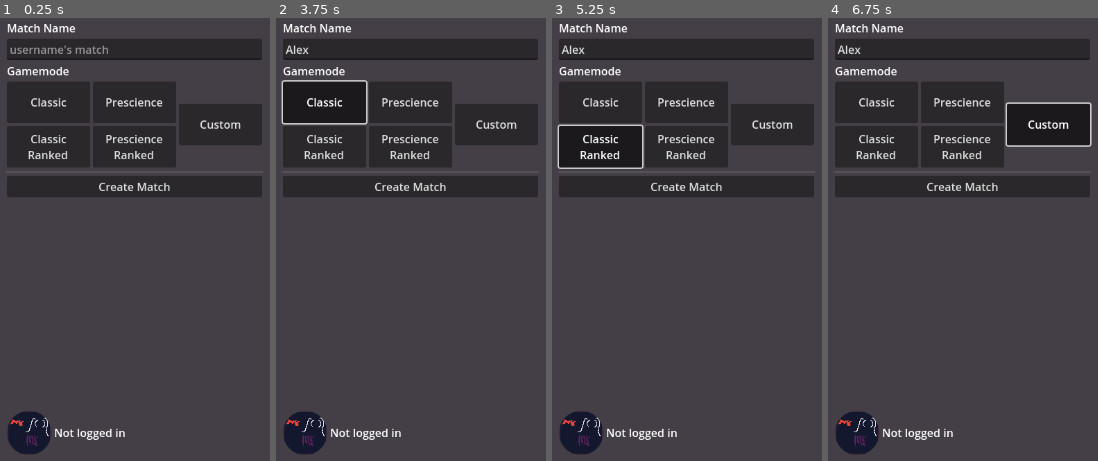
Above: before the commit, frames 1-4 (left to right).
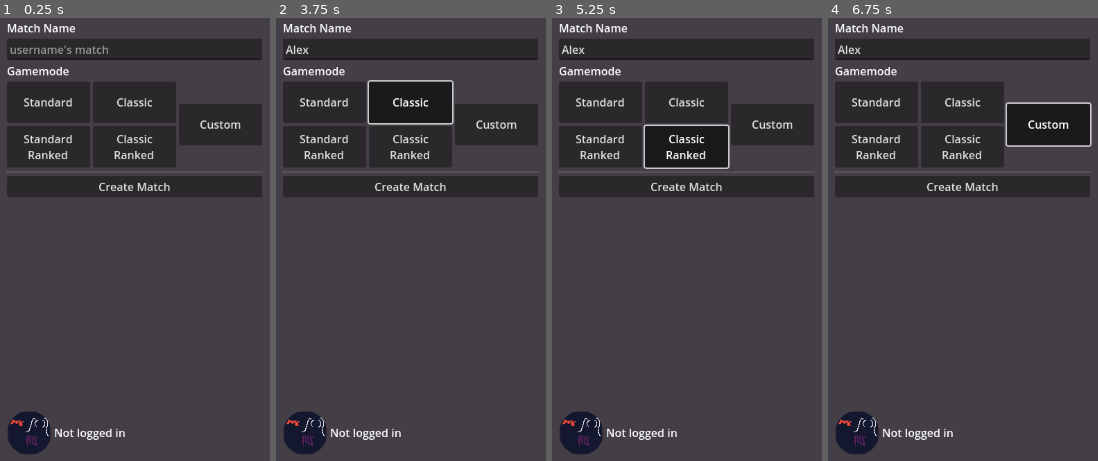
Above: after the commit, the same moments.

Repository: Magic-Association/fcg
Game: Godot game, scene res://UI/play/main_menu.tscn
Two runs of this game, one before a commit and one after it. Both use one fixed random seed, a clock stepped at 60 frames per second and the inputs below.
Inputs (mouse positions are in pixels of both pictures, inside the frame that each line leads up to):
- Up to frame 1 (0.25 s): no input
- Up to frame 2 (3.75 s): click (411, 49) at 0.52 s; type "Alex" at 0.6 s; click (324, 102) at 1.25 s, where only the run after the commit has a clickable "Standard"; click (324, 146) at 2 s, where only the run after the commit has a clickable "Standard Ranked"; click "Create Match" at 2.75 s; click "Classic" at 3.5 s
- Up to frame 3 (5.25 s): click "Classic" at 4.25 s; click "Classic Ranked" at 5 s
- Up to frame 4 (6.75 s): click "Classic Ranked" at 5.75 s; click "Custom" at 6.5 s

The runs differ from the first frame. In frame 1, 0.9% of the frame differs, in the area x 8-61%, y 18-29%; in frame 2, 1.7%; in frame 3, 1.8%, in the area x 1-66%, y 18-35%; in frame 4, 0.9%.

Commit message:
reorganize networking files

Diff:
--- a/apps/client/UI/match_creation/match_creation.tscn
+++ b/apps/client/UI/match_creation/match_creation.tscn
@@ -26,6 +26,25 @@
 [node name="HBoxContainer" type="HBoxContainer" parent="."]
 layout_mode = 2
 
+[node name="StandardContainer" type="VBoxContainer" parent="HBoxContainer"]
+layout_mode = 2
+
+[node name="Standard" type="Button" parent="HBoxContainer/StandardContainer"]
+custom_minimum_size = Vector2(120, 60)
+layout_mode = 2
+toggle_mode = true
+button_group = ExtResource("1_lpf30")
+text = "Standard"
+autowrap_mode = 2
+
+[node name="StandardRanked" type="Button" parent="HBoxContainer/StandardContainer"]
+custom_minimum_size = Vector2(120, 60)
+layout_mode = 2
+toggle_mode = true
+button_group = ExtResource("1_lpf30")
+text = "Standard Ranked"
+autowrap_mode = 2
+
 [node name="ClassicContainer" type="VBoxContainer" parent="HBoxContainer"]
 layout_mode = 2
 
@@ -45,25 +64,6 @@
 text = "Classic Ranked"
 autowrap_mode = 2
 
-[node name="PrescienceContainer" type="VBoxContainer" parent="HBoxContainer"]
-layout_mode = 2
-
-[node name="Prescience" type="Button" parent="HBoxContainer/PrescienceContainer"]
-custom_minimum_size = Vector2(120, 60)
-layout_mode = 2
-toggle_mode = true
-button_group = ExtResource("1_lpf30")
-text = "Prescience"
-autowrap_mode = 2
-
-[node name="PrescienceRanked" type="Button" parent="HBoxContainer/PrescienceContainer"]
-custom_minimum_size = Vector2(120, 60)
-layout_mode = 2
-toggle_mode = true
-button_group = ExtResource("1_lpf30")
-text = "Prescience Ranked"
-autowrap_mode = 2
-
 [node name="Custom" type="Button" parent="HBoxContainer"]
 custom_minimum_size = Vector2(120, 60)
 layout_mode = 2
--- a/apps/client/network_manager.gd
+++ b/apps/client/network_manager.gd
@@ -76,4 +76,4 @@
 		if sig_req_id == req_id:
 			var message: Variant = sig_args[1]
 			return message
-	return "should not happen!"
+	return -1
--- a/apps/client/web_manager.gd
+++ b/apps/client/web_manager.gd
@@ -2,7 +2,7 @@
 
 var window := JavaScriptBridge.get_interface("window")
 var console: = JavaScriptBridge.get_interface("console")
-var callback_ref := JavaScriptBridge.create_callback(recieve_web_info)
+var callback_ref := JavaScriptBridge.create_callback(receive_web_info)
 
 signal got_web_info(info: Variant)
 
@@ -18,7 +18,7 @@
 	@warning_ignore("unsafe_method_access")
 	console.log("Web Manager Ready")
 
-func recieve_web_info(args: Array) -> void:
+func receive_web_info(args: Array) -> void:
 	var message: Variant = args[0].data
 	got_web_info.emit(message)
 	@warning_ignore("unsafe_method_access")
Not shown, changed: apps/server/src/index.ts
Not shown, added: apps/server/src/lobby/lobby.ts
Not shown, changed: apps/server/src/rooms.ts
Not shown, changed: apps/server/src/rpc/matches.ts
Not shown, added: apps/server/src/rpc/rpcHandler.ts
Not shown, added: apps/server/src/rpc/rpcTypes.ts
